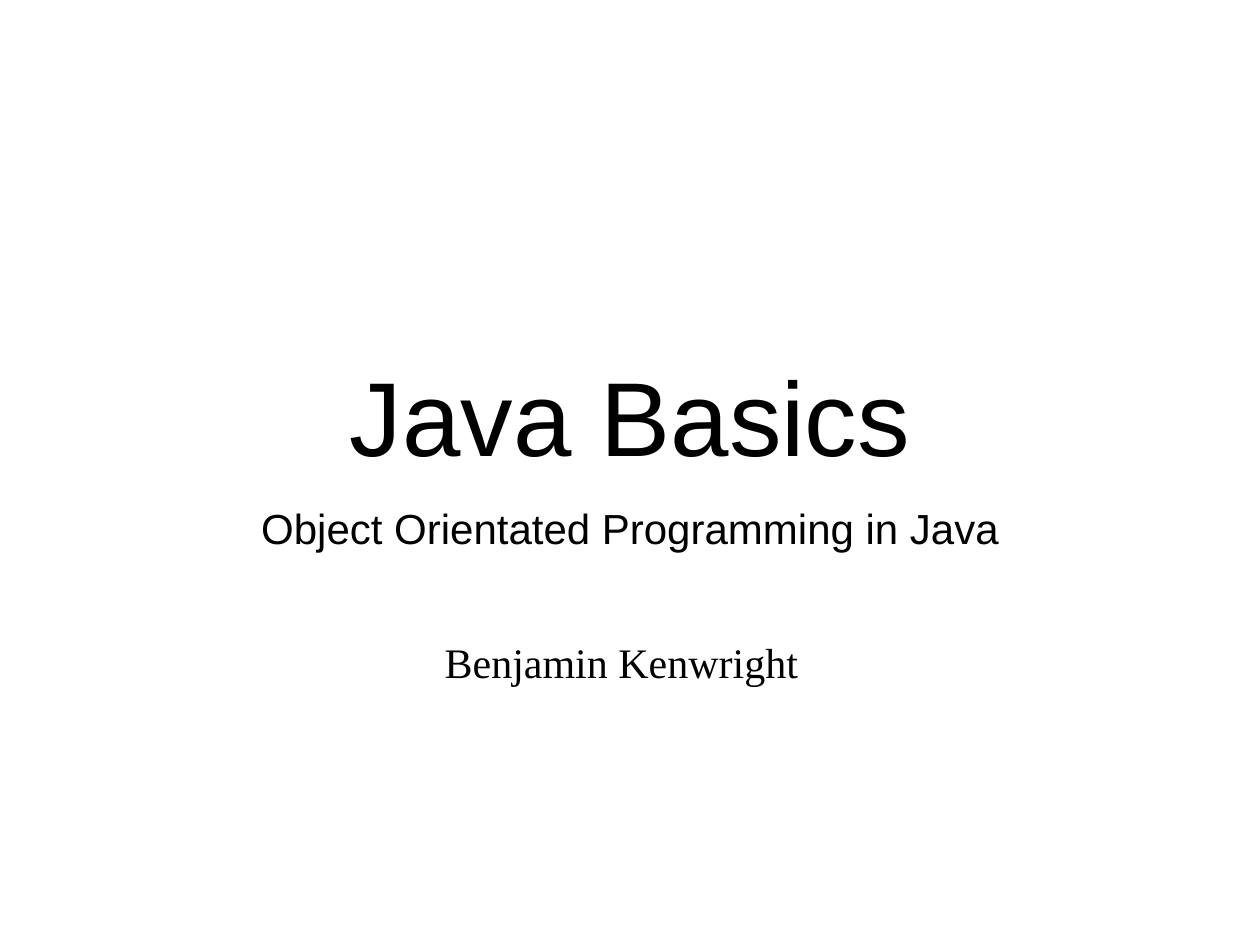
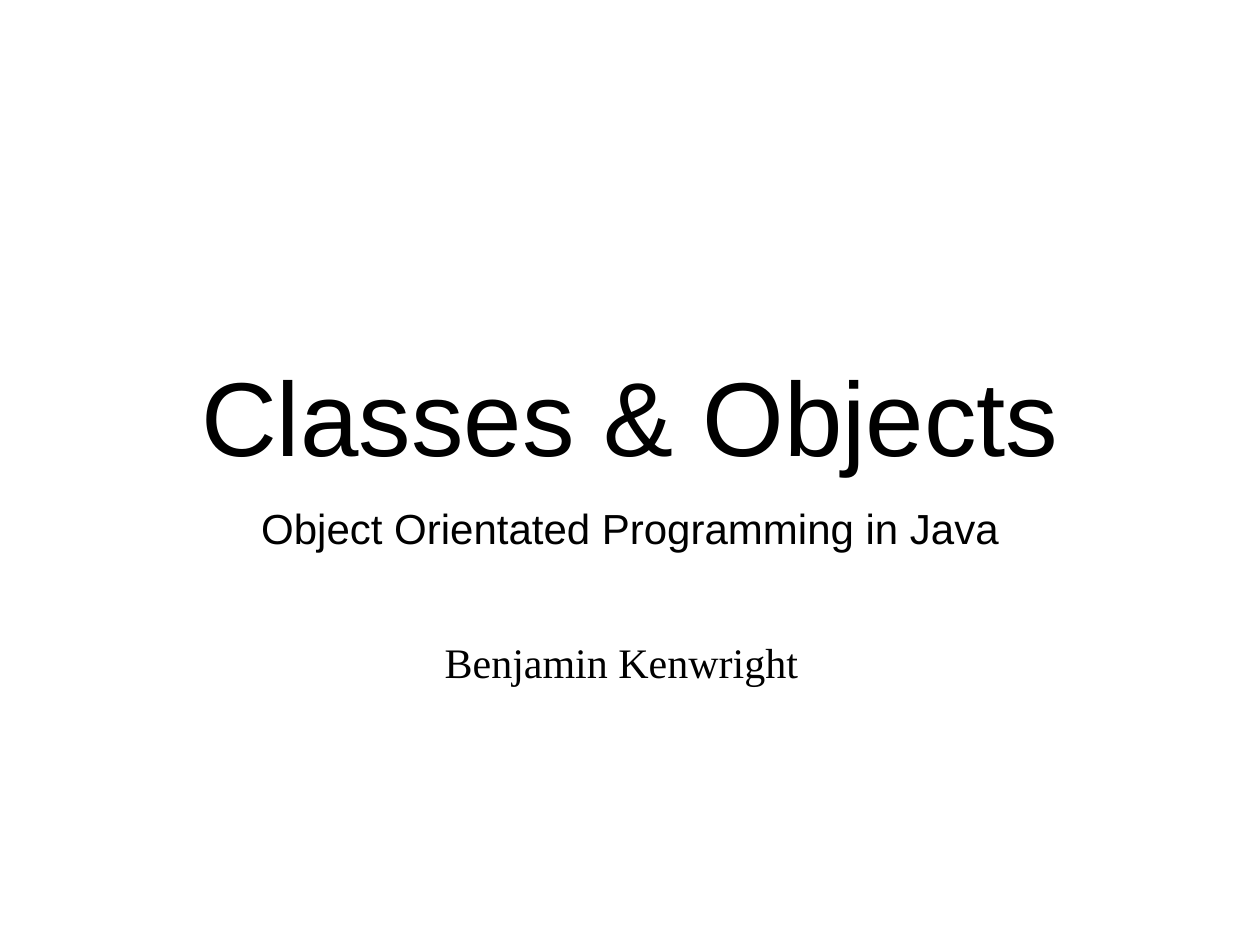
Before and after one commit to octaviordz/zjnu2017.github.io, a slide deck: slide 1 of OOP/lectures/030--Classes.and.Objects.ppt. Drawn at 1260x945 pixels with LibreOffice and Linux fonts; fonts in the diff are those of the drawing. Boxes give left, top, right and bottom in pixels: in the first picture for what was removed or moved away, otherwise in the second. Text is boxed around its words. In the diff, an @@ line names an element or a change of style, - is before the commit and + after.

```diff
--- a/OOP/lectures/030--Classes.and.Objects.ppt
+++ b/OOP/lectures/030--Classes.and.Objects.ppt
@@ title at [201,380,1059,475]: text changed @@
-Java Basics
+Classes & Objects
```
Also in this commit, not shown: 1 other file.
